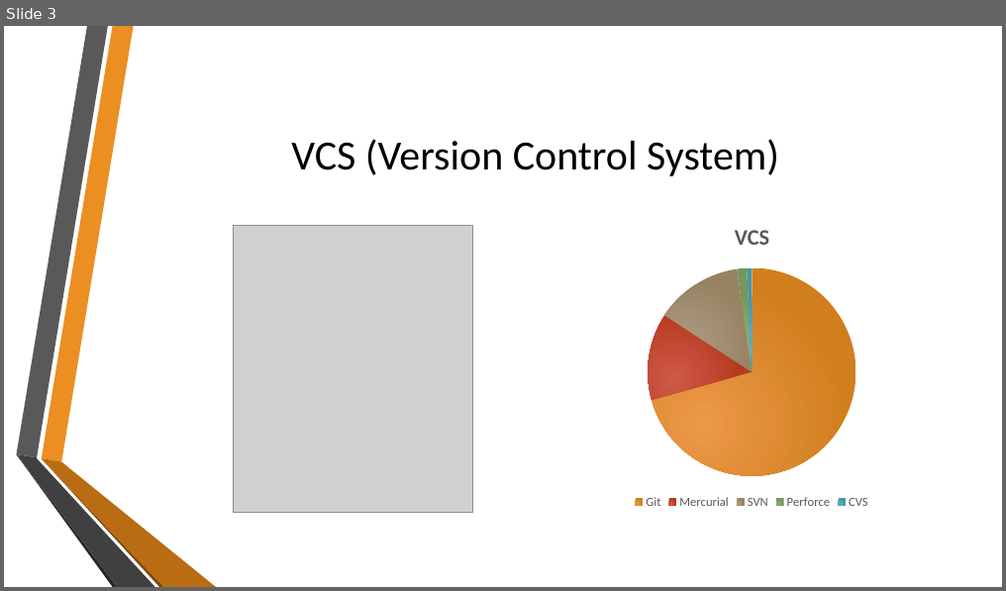
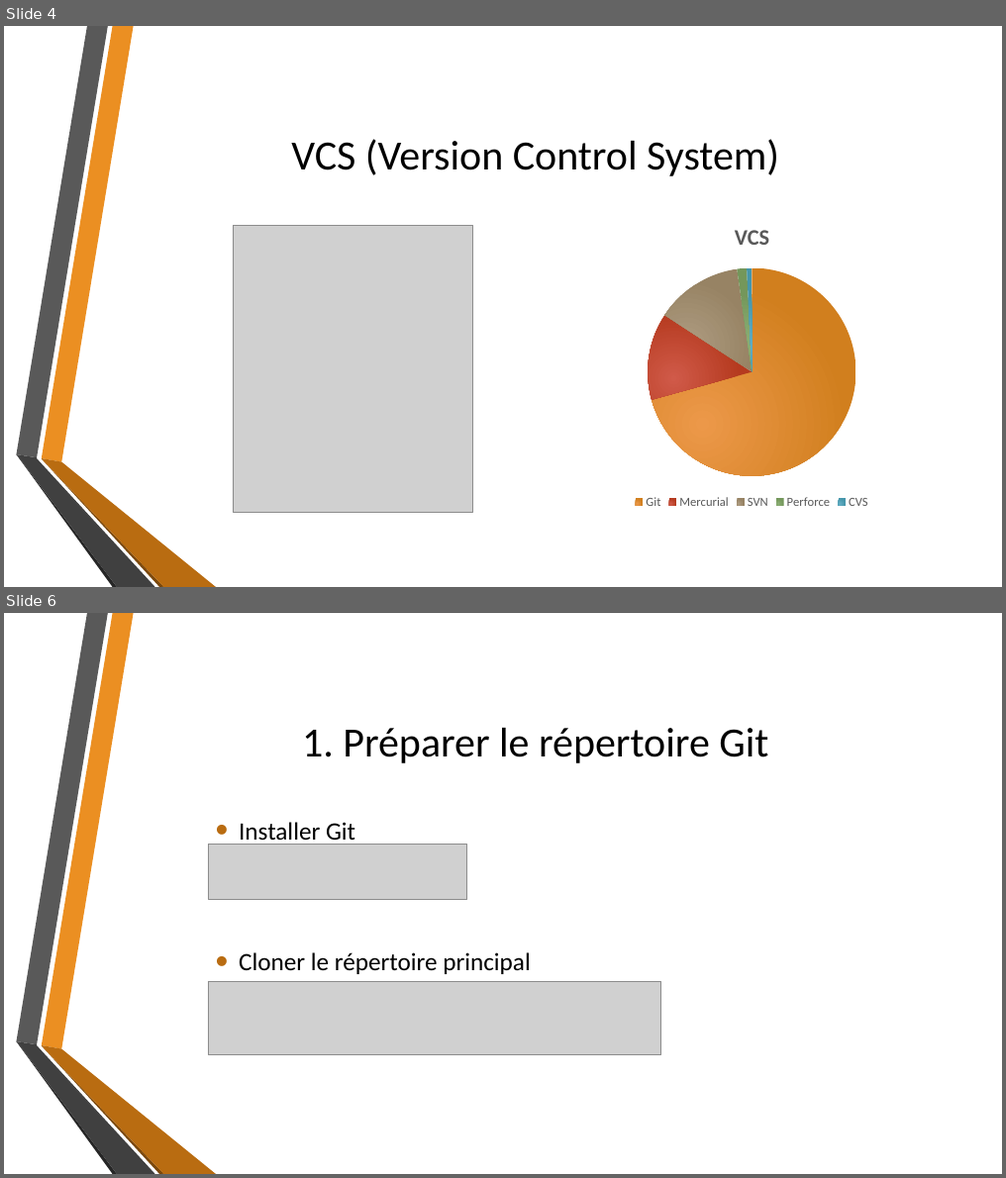
Before and after one commit to MatRenaud/Tptravailinfo, a slide deck: GitPresentation.pptx. Shown one above the other, each under a label of ours: slide 3 before the commit, slides 4 and 6 after it; the slides between them are not shown. The pictures are 1006x591 and 1006x1178 pixels, drawn with LibreOffice and Linux fonts; fonts in the diff are those of the drawing; grey boxes stand for pictures; background and template pictures are left out. Boxes give left, top, right and bottom in pixels: in the first picture for what was removed or moved away, otherwise in the second. Text is boxed around its words. In the diff, an @@ line names an element or a change of style, - is before the commit and + after.

```diff
--- a/GitPresentation.pptx
+++ b/GitPresentation.pptx
@@ slide 6 added at (4,613,1002,1174), background picture (left out); not listed: 6 template elements that a slide beside it also shows @@
@@ title added at (302,728,768,763), 40 pt, text #000000 @@
+1. Préparer le répertoire Git
@@ picture added at (208,845,466,900) @@
@@ text added at (239,822,531,974), 24 pt, text #000000 @@
+• Installer Git
+• Cloner le répertoire principal
@@ picture added at (208,981,661,1056) @@
@@ what was slide 3 is now slide 4 @@
```
Also in this commit, not shown: 2 slides changed, 12 other slides added, 3 other files.
